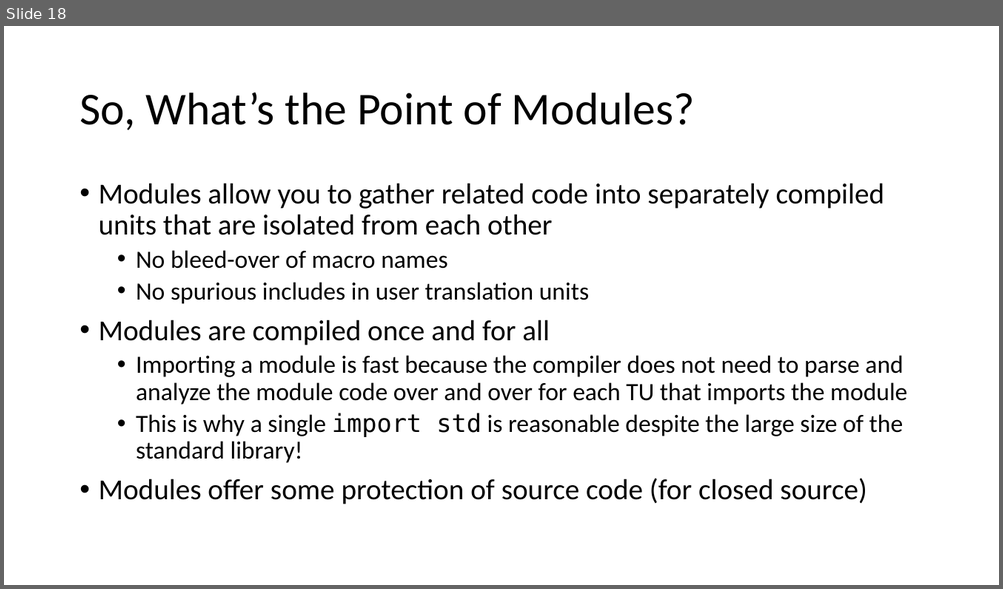
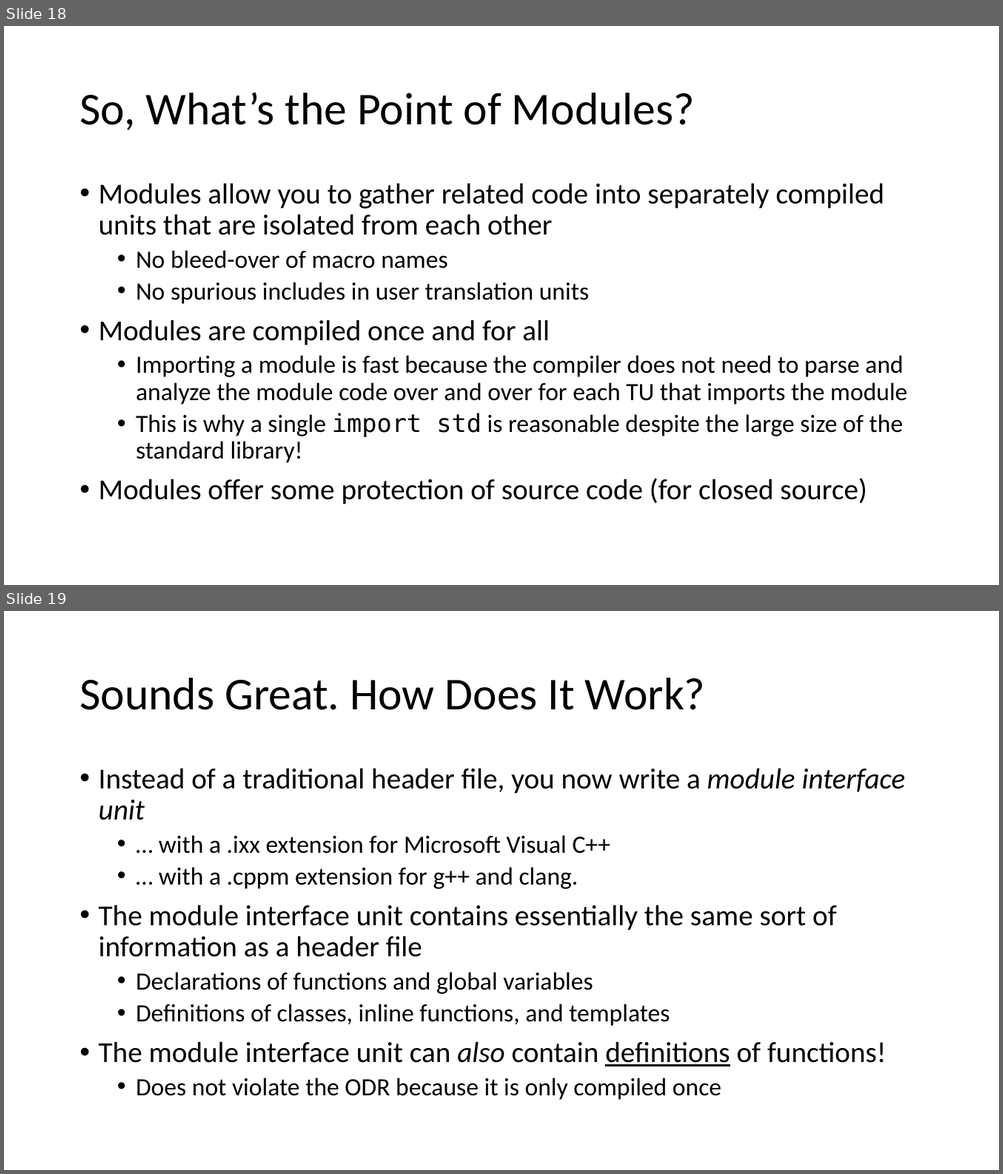
Before and after one commit to pchapin/cpp, a slide deck: Presentations/Modules.pptx. Shown one above the other, each under a label of ours: slide 18 before the commit, slides 18 and 19 after it. The pictures are 1003x589 and 1003x1174 pixels, drawn with LibreOffice and Linux fonts; fonts in the diff are those of the drawing. Boxes give left, top, right and bottom in pixels: in the first picture for what was removed or moved away, otherwise in the second. Text is boxed around its words. In the diff, an @@ line names an element or a change of style, - is before the commit and + after.

Commit message:
More updates to the presentation on modules.

```diff
--- a/Presentations/Modules.pptx
+++ b/Presentations/Modules.pptx
@@ slide 19 added at [4,611,999,1170], background #FFFFFF @@
@@ title added at [79,678,706,710], 44 pt, text #000000 @@
+Sounds Great. How Does It Work?
@@ text added at [99,768,905,1100], 24 pt, text #000000 @@
+• Instead of a traditional header file, you now write a module interface unit
+  • … with a .ixx extension for Microsoft Visual C++
+  • … with a .cppm extension for g++ and clang.
+• The module interface unit contains essentially the same sort of information as a header file
+  • Declarations of functions and global variables
+  • Definitions of classes, inline functions, and templates
+• The module interface unit can also contain definitions of functions!
+  • Does not violate the ODR because it is only compiled once
```
Also in this commit, not shown: 10 slides changed, 10 other slides added.
